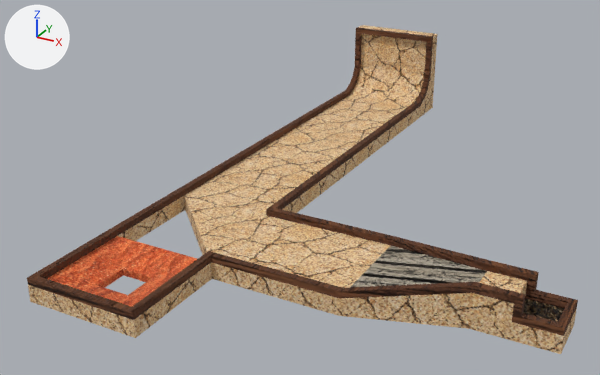
What one commit did to the glTF model BaseFramework 3D/Asset/Models/Terrain/MainTerrain/Stage2/Stage2-05/Stage2-05.gltf.
One viewpoint serves both versions: a camera (50 mm lens) standing at (9.2, -22.7, 10.7) and looking at (-2.3, -2.0, 0.3). The lights are fixed; the arrows at upper left show +X, +Y and +Z. The older version comes first. Vertices at exactly the same position are counted once.
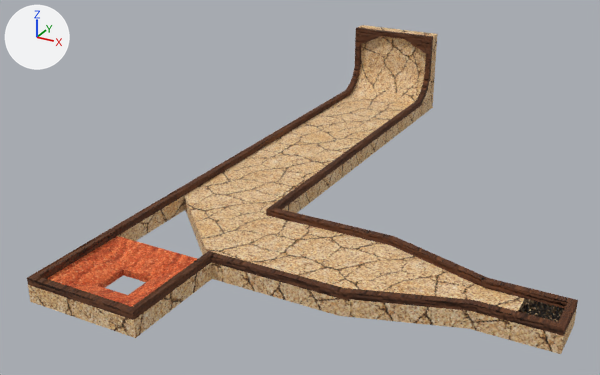
Commit message: Stage2-07 For Test

Boxes (x1, y1, x2, y2) around the edits, measured in the pictures (600 x 375 px):
part 1 of me_cube_001, built on: (355, 28, 431, 77) in both
part 2 of me_cube_001, cut back: (339, 236, 576, 354) in both
part 3 of me_cube_001, surface changed: (27, 25, 578, 353) in both

What the commit changed:
me_cube_001 is used by ob_cube_001; location (0.0, 0.0, 0.0).
me_cube_001 had 137 vertices, 277 faces and spanned x -5.7..6.7, y -10.0..9.9, z -0.5..2.7.
me_cube_001 now has 129 vertices, 261 faces and spans x -5.7..6.7, y -10.0..9.9, z -0.5..2.7.
Part 1, on me_cube_001:
3 vertices are removed from x -5.5..-2.5, y 9.2..9.4, z 2.5.
12 faces are deleted.
1 vertex moves from x -5.5, y 9.2, z 2.5 to x -5.5, y 9.2, z 2.0.
7 vertices are added at x -5.5..-2.5, y 9.2..9.4, z 2.0..2.5.
4 new faces join them, mat_sandstone_normalground.
6 new faces join them, mat_wood_normalground.
10 new faces join them, mat_wood_normalwall.
Part 2, on me_cube_001:
20 vertices are removed from x 4.5..5.7, y -5.8..-4.4, z 0.2..0.7.
63 faces are deleted.
8 vertices are added at x 4.5, y -5.8..-4.4, z 0.0..0.2.
4 new faces join them, mat_sandstone_normalground.
8 new faces join them, mat_sandstone_normalwall.
8 new faces join them, mat_wood_normalground.
19 new faces join them, mat_wood_normalwall.
me_cube_001 part 3: 202 kept faces spanning x -5.7..6.7, y -10.0..9.9, z -0.5..2.7 get new texture (UV) coordinates.
me_cube_001 no longer uses material mat_wood2_normalground.
